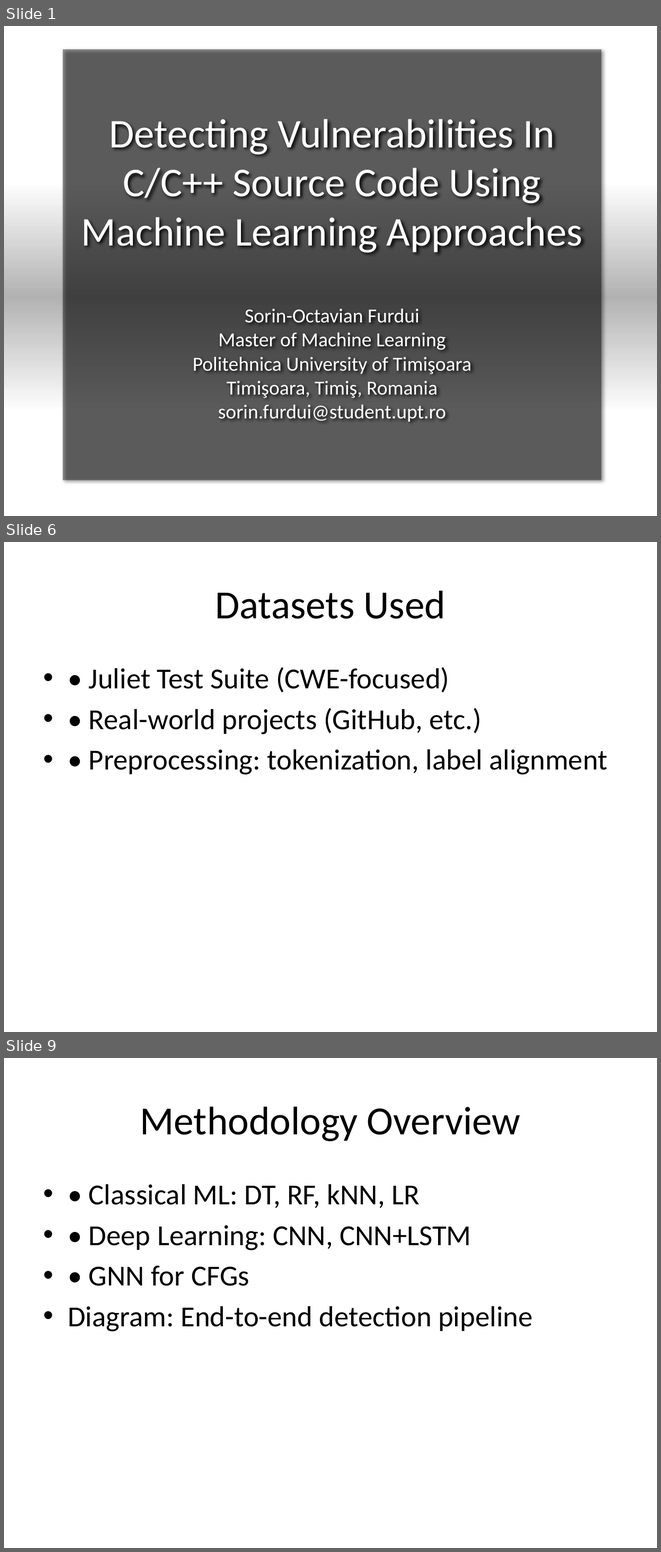
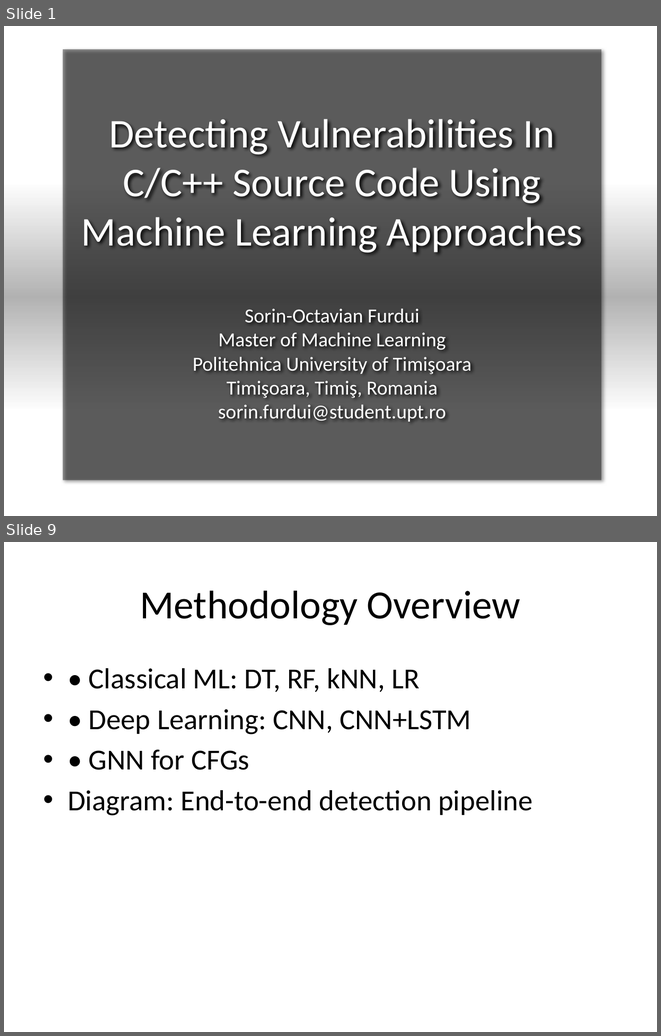
Before and after one commit to TaviFurdui/detecting-vulnerabilities-using-ml, a slide deck: Presentation.pptx. Shown one above the other, each under a label of ours: slides 1, 6 and 9 before the commit, slides 1 and 9 after it; the slides between them are not shown. The pictures are 661x1552 and 661x1036 pixels, drawn with LibreOffice and Linux fonts; fonts in the diff are those of the drawing; background and template pictures are left out. Boxes give left, top, right and bottom in pixels: in the first picture for what was removed or moved away, otherwise in the second. Text is boxed around its words. In the diff, an @@ line names an element or a change of style, - is before the commit and + after.

```diff
--- a/Presentation.pptx
+++ b/Presentation.pptx
@@ slide 6 removed at <box>4,542,657,1032</box>, background #FFFFFF @@
@@ title removed at <box>215,590,446,619</box> @@
-Datasets Used
@@ text removed at <box>89,667,607,775</box> @@
-• • Juliet Test Suite (CWE-focused)
-• • Real-world projects (GitHub, etc.)
-• • Preprocessing: tokenization, label alignment
```
Also in this commit, not shown: 2 slides changed, 4 slides added, 3 other slides removed.
